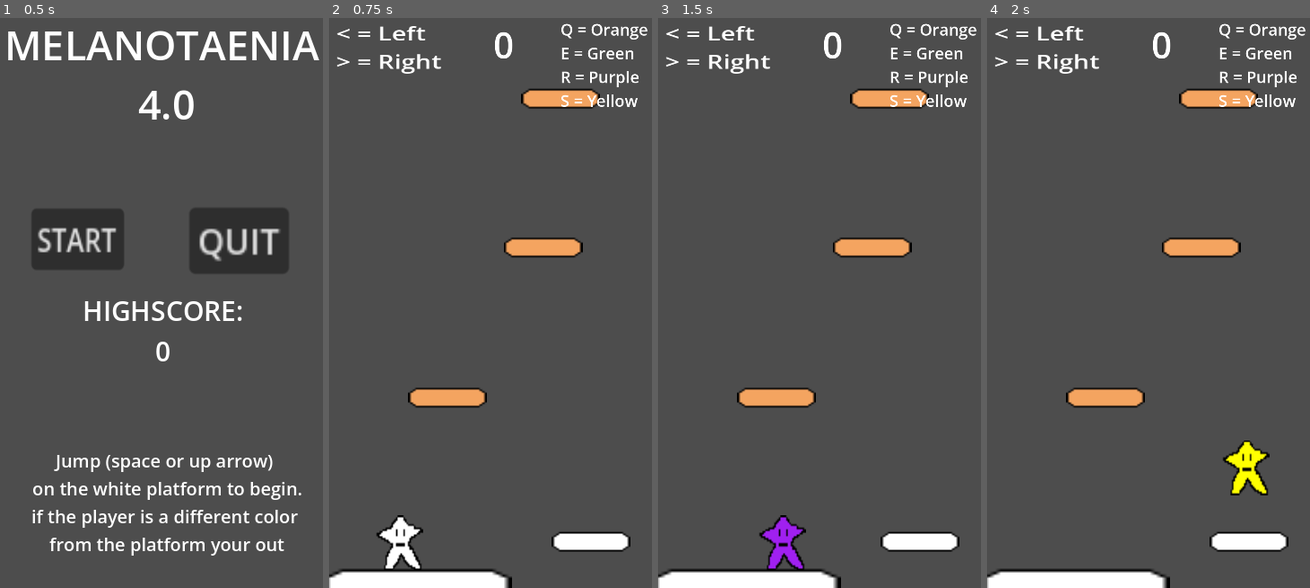
Above: before the commit, frames 1-4 (left to right).
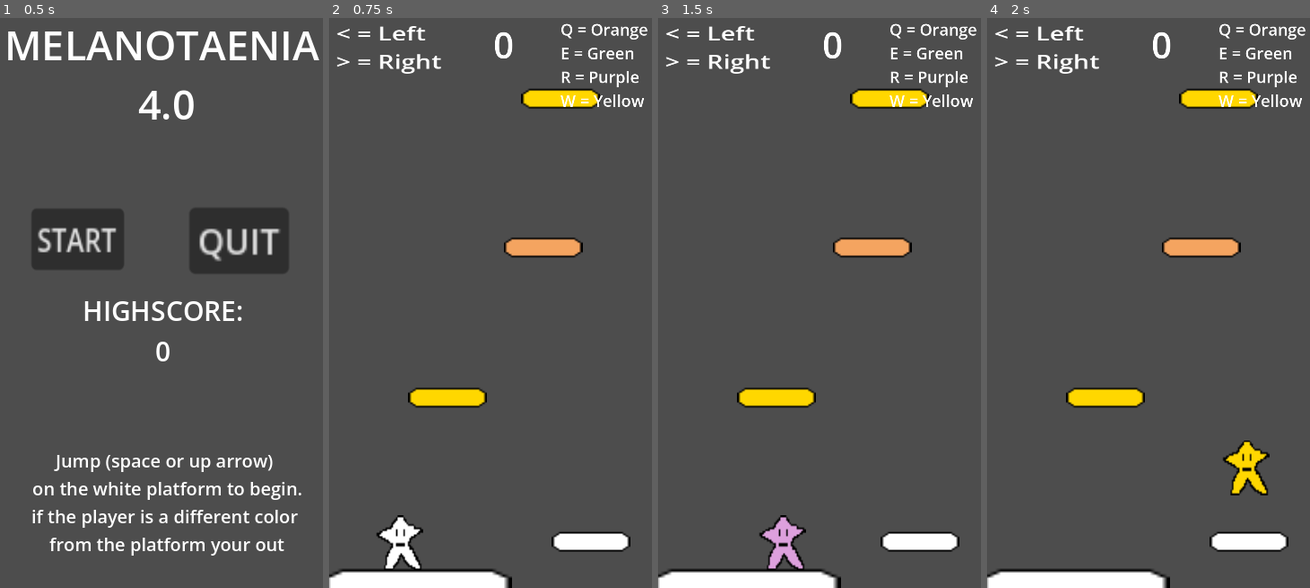
Above: after the commit, the same moments.

Repository: Abbby1007/Melanotaenia-4.0
Game: Godot game, scene res://title_screen.tscn
Same seed, same stepped clock (60 frames per second), same inputs: the game is played once before the commit and once after it.
Inputs (mouse positions are in pixels of both pictures, inside the frame that each line leads up to):
- Up to frame 1 (0.5 s): no input
- Up to frame 2 (0.75 s): click "START" at 0.5 s
- Up to frame 3 (1.5 s): tap Enter at 1.25 s; move the mouse to (890, 268) at 1.27 s; hold Right (move_right) from 1.28 s (still down); tap R (purple) at 1.35 s; click (890, 268) at 1.42 s
- Up to frame 4 (2 s): keep holding Right (move_right); tap Up (Jump) at 1.52 s; tap W (yellow) at 1.55 s

Frame 1 is identical in both runs. In frame 2, 1.5% of the frame differs, in the area x 25-98%, y 12-69%; in frame 3, 2.1%, in the area x 25-98%, y 12-97%; in frame 4, 2.0%.

Commit message:
Include more color options

Diff:
--- a/Levels/tutorial.gd
+++ b/Levels/tutorial.gd
@@ -15,7 +15,7 @@
 #45 - 357
 func level_generator(amount):
 	for items in amount:
-		var num = randi_range(0,1)
+		var num = randi_range(0,3)
 		platform_initial_position_y -= randf_range(150,170)
 		var new_platform = platform_scene.instantiate() as StaticBody2D
 		if(num == 0):
@@ -24,6 +24,12 @@
 		elif (num == 1):
 			#Sadny brown
 			new_platform.modulate = Color(0.95686275, 0.6431373, 0.3764706, 1)
+		elif (num == 2):
+			#Plum
+			new_platform.modulate =Color(0.8666667, 0.627451, 0.8666667, 1)
+		elif (num == 3):
+			#Gold
+			new_platform.modulate = Color(1, 0.84313726, 0, 1)
 
 
 		new_platform.position = Vector2(randf_range(41,321),platform_initial_position_y)
--- a/Levels/tutorial.tscn
+++ b/Levels/tutorial.tscn
@@ -63,7 +63,7 @@
 text = "Q = Orange
 E = Green
 R = Purple
-S = Yellow"
+W = Yellow"
 
 [node name="StaticBody2D" type="StaticBody2D" parent="." unique_id=927377810]
 position = Vector2(64, 638)
--- a/player.gd
+++ b/player.gd
@@ -41,13 +41,13 @@
 			modulate = Color(0, 0.98039216, 0.6039216, 1)
 
 
-	#When R is pressed it changes to Purple
+	#When R is pressed it changes to Plum
 	if Input.is_action_just_pressed("purple"):
-			modulate = Color.PURPLE
+			modulate = Color(0.8666667, 0.627451, 0.8666667, 1)
 
 	#When W is pressed it changes to Yellow
 	if Input.is_action_just_pressed("yellow"):
-			modulate = Color.YELLOW
+			modulate = Color(1, 0.84313726, 0, 1)
 
 func go_title_scene():
 	get_tree().change_scene_to_file("res://title_screen.tscn")
--- a/project.godot
+++ b/project.godot
@@ -76,3 +76,5 @@
 [rendering]
 
 rendering_device/driver.windows="d3d12"
+renderer/rendering_method="gl_compatibility"
+renderer/rendering_method.mobile="gl_compatibility"
Not shown, added: export_presets.cfg
